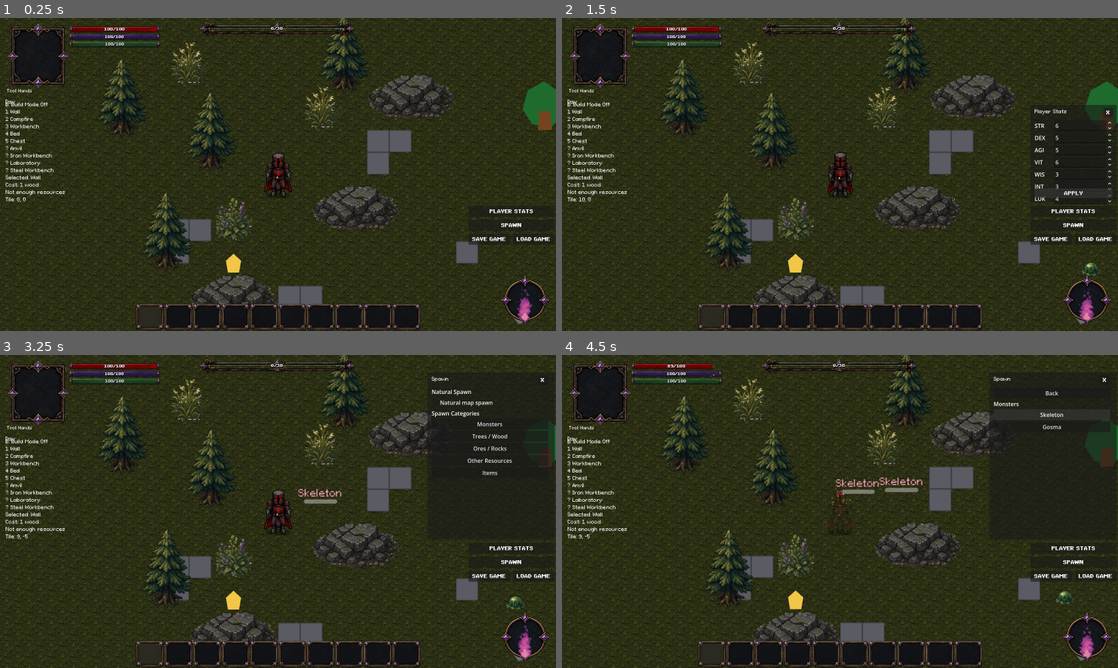
Above: before the commit, frames 1-4 (two rows, left to right).
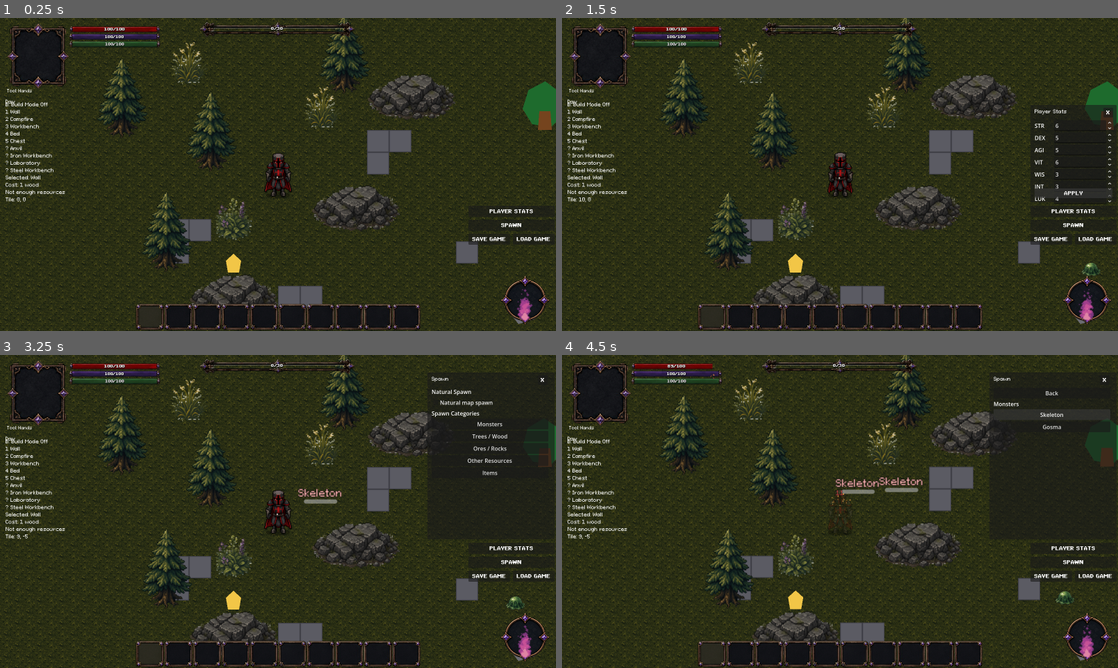
Above: after the commit, the same moments.

Repository: ramonsamagaio/Oathwake-Main
Game: Godot game, scene res://scenes/Main.tscn
Same seed, same stepped clock (60 frames per second), same inputs: the game is played once before the commit and once after it. This scene is started directly instead of the project's main scene.
Inputs:
- Up to frame 1 (0.25 s): no input
- Up to frame 2 (1.5 s): click "PLAYER STATS" at 0.5 s; click "APPLY" at 1.25 s
- Up to frame 3 (3.25 s): click "SPAWN" at 2 s; click "Natural map spawn" at 2.75 s
- Up to frame 4 (4.5 s): click "Monsters" at 3.5 s; click "Skeleton" at 4.25 s

The runs differ from the first frame. In frame 1, less than 0.1% of the frame differs, in the area x 21-100%, y 13-57%; in frame 2, 0.5%, in the area x 18-97%, y 0-74%; in frame 3, 0.2%; in frame 4, 0.3%.

Commit message:
Replace old tree wind with scene-configurable foliage wind

Diff:
--- a/scenes/Tree.tscn
+++ b/scenes/Tree.tscn
@@ -1,16 +1,13 @@
-[gd_scene load_steps=6 format=3]
+[gd_scene load_steps=5 format=3]
 
-[ext_resource type="Script" path="res://scripts/resources/ResourceNodeEnhanced.gd" id="1_resource_script"]
-[ext_resource type="Shader" path="res://shaders/tree_wind.gdshader" id="2_tree_wind_shader"]
+[ext_resource type="Script" path="res://scripts/resources/ResourceNodeShaderSuite.gd" id="1_resource_script"]
+[ext_resource type="PackedScene" path="res://scenes/effects/settings/FoliageWindSettings.tscn" id="2_foliage_settings"]
 
 [sub_resource type="CircleShape2D" id="CircleShape2D_interaction"]
 radius = 56.0
 
 [sub_resource type="RectangleShape2D" id="RectangleShape2D_trunk_collision"]
 size = Vector2(22, 20)
-
-[sub_resource type="ShaderMaterial" id="ShaderMaterial_tree_wind"]
-shader = ExtResource("2_tree_wind_shader")
 
 [node name="Tree" type="Area2D"]
 script = ExtResource("1_resource_script")
@@ -20,8 +17,9 @@
 max_health = 30
 respawn_time_seconds = 60.0
 
+[node name="FoliageWindSettings" parent="." instance=ExtResource("2_foliage_settings")]
+
 [node name="Crown" type="Polygon2D" parent="."]
-material = SubResource("ShaderMaterial_tree_wind")
 color = Color(0.12, 0.42, 0.18, 1)
 polygon = PackedVector2Array(0, -38, 25, -20, 28, 8, 9, 28, -18, 24, -32, 2, -24, -25)
 
